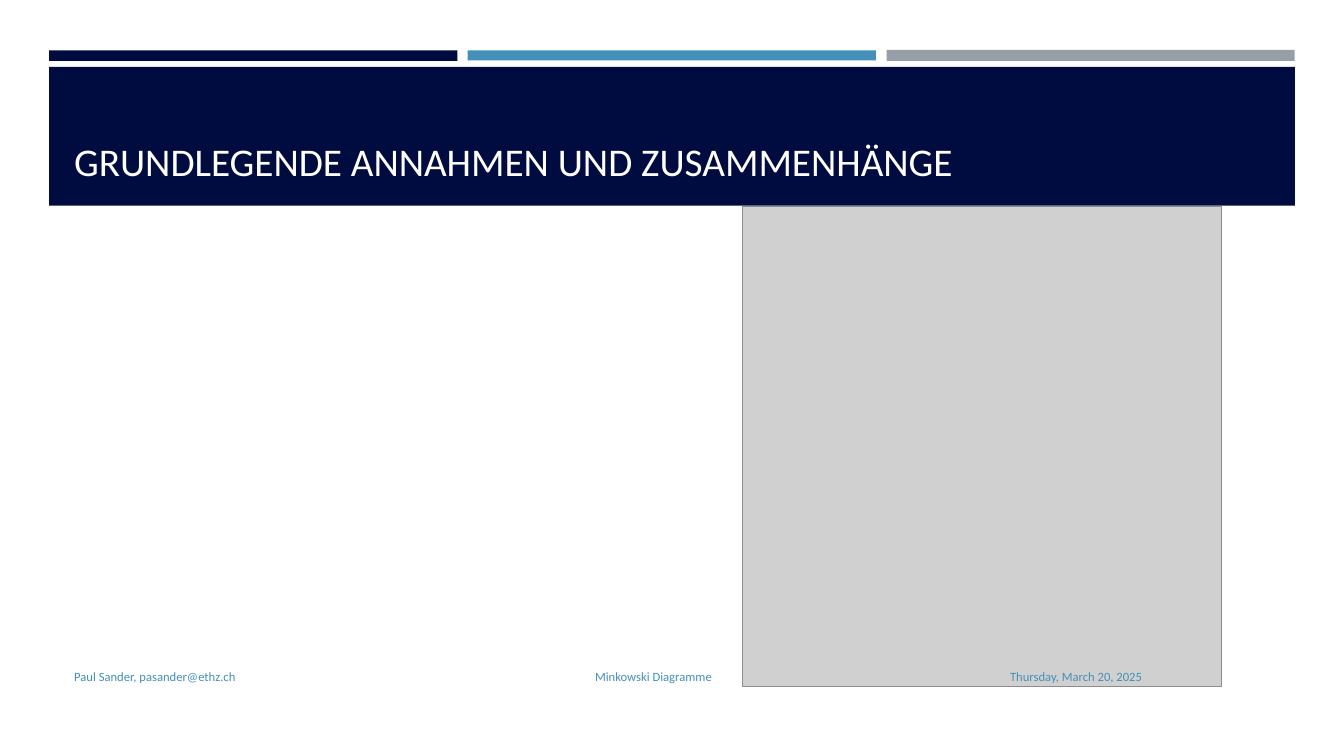
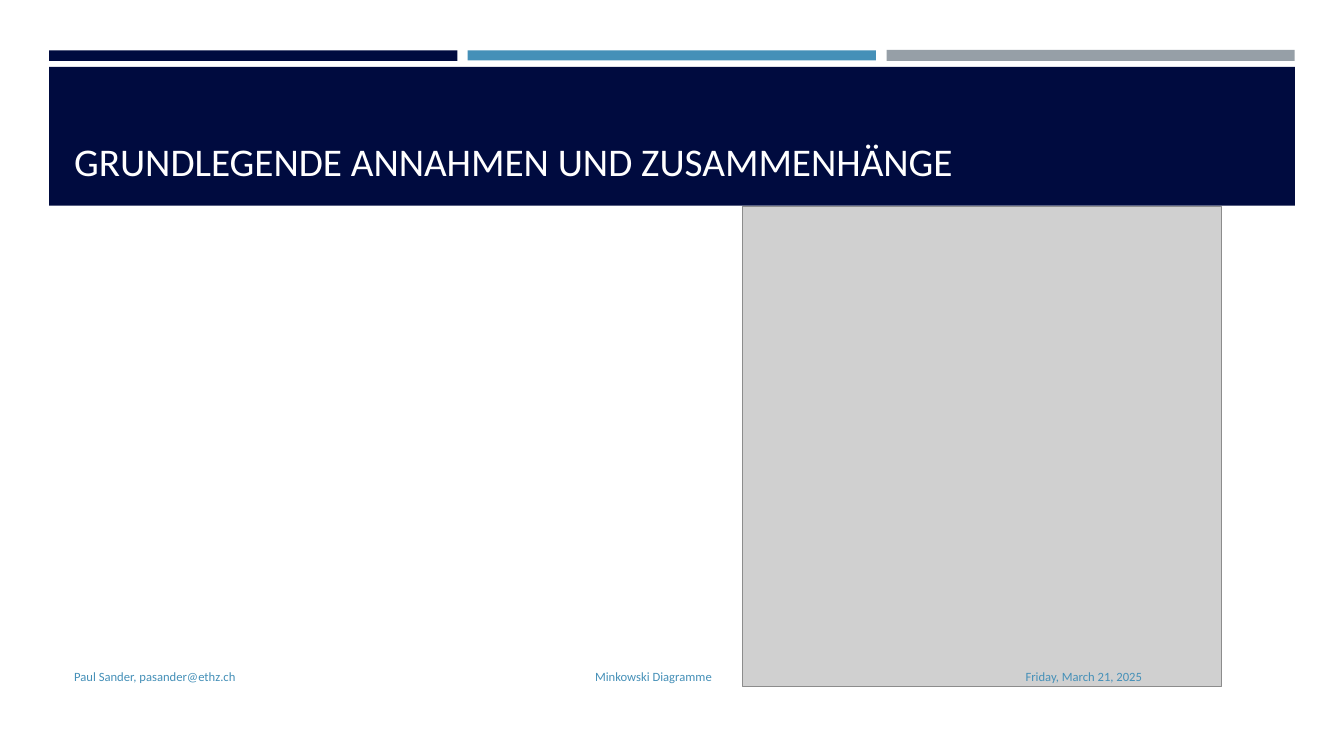
Before and after one commit to sanderpaul/srt, a slide deck: slide 2 of slides/minkowski.pptx. Drawn at 1344x756 pixels with LibreOffice and Linux fonts; fonts in the diff are those of the drawing; grey boxes stand for pictures. Boxes give left, top, right and bottom in pixels: in the first picture for what was removed or moved away, otherwise in the second. Text is boxed around its words. In the diff, an @@ line names an element or a change of style, - is before the commit and + after.

```diff
--- a/slides/minkowski.pptx
+++ b/slides/minkowski.pptx
@@ text at box(1026, 672, 1142, 683): text changed @@
-Thursday, March 20, 2025
+Friday, March 21, 2025
```
Also in this commit, not shown: 3 slides added, 11 other files.
